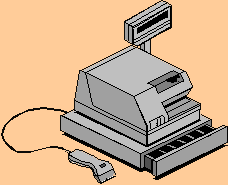
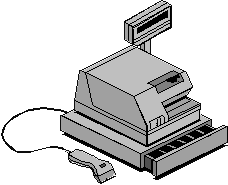
Comparing the layer stacks of the two w=228, h=185 images. Changes:
added layer "Ebene 3" above "Ebene 2" over [0,0,228,185]
